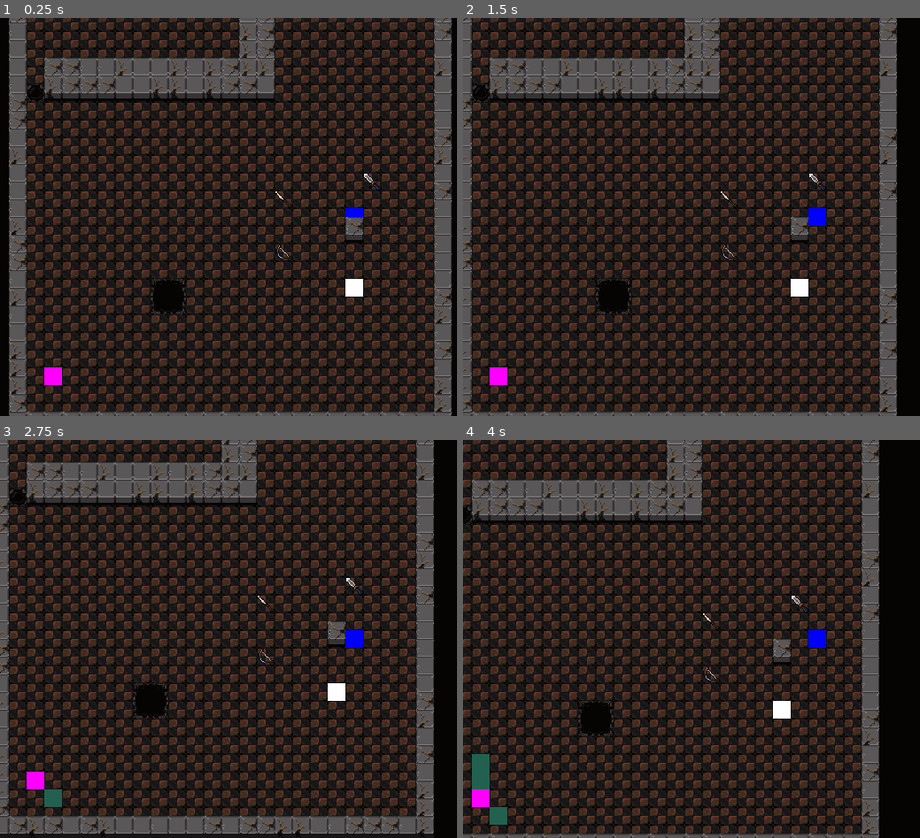
Above: before the commit, frames 1-4 (two rows, left to right).
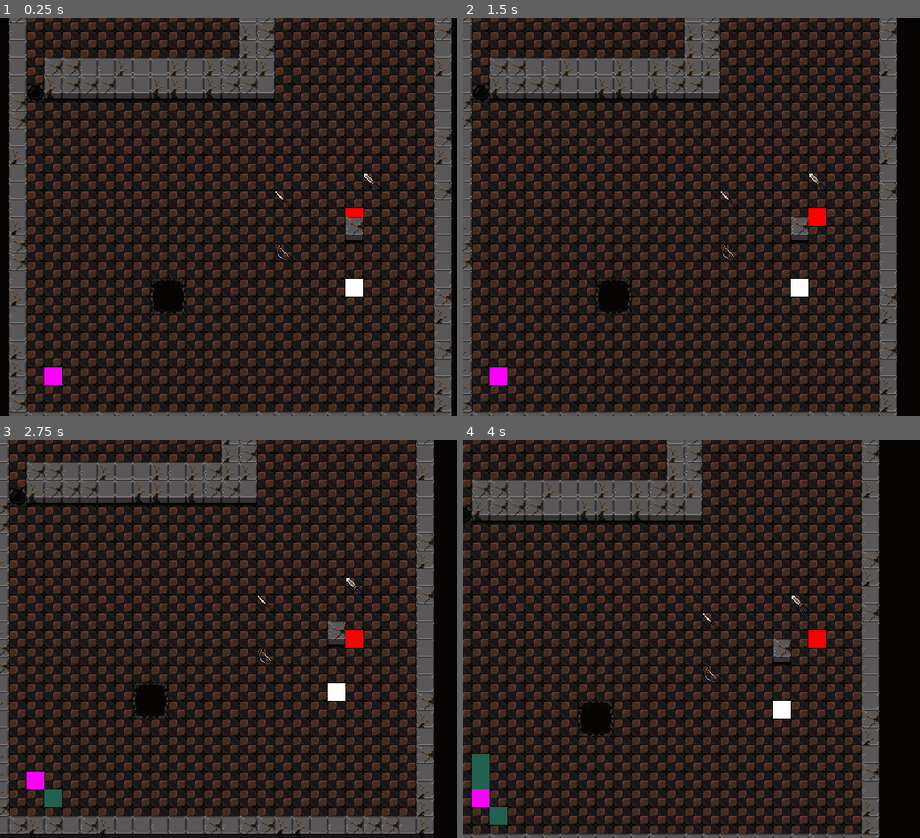
Above: after the commit, the same moments.

Repository: impstudio2024/Brackeys2024-2
Game: Godot game, scene res://Scenes/map.tscn
The game is run twice, just before and just after one commit, with the same random seed, the same clock (stepped at 60 frames per second) and the same inputs.
Inputs (mouse positions are in pixels of both pictures, inside the frame that each line leads up to):
- Up to frame 1 (0.25 s): no input
- Up to frame 2 (1.5 s): tap Enter (ui_accept) at 0.5, 0.77, 1.25 s; move the mouse to (outside the picture) at 0.52 s; hold D (move_right) 0.53-1.28 s; hold F 0.53-1.28 s; click (outside the picture) at 0.67 s; move the mouse to (677, 236) at 1.27 s; hold S (down) from 1.28 s (still down); tap Space at 1.35 s
- Up to frame 3 (2.75 s): tap Enter (ui_accept) at 1.52, 2 s; move the mouse to (425, 551) at 2.02 s; release S (down) at 2.03 s; hold D (move_right) from 2.03 s (still down); hold F from 2.03 s (still down)
- Up to frame 4 (4 s): tap Enter (ui_accept) at 2.75, 3.02, 3.5, 3.77 s; move the mouse to (782, 718) at 2.77 s; release D (move_right) at 2.78 s; release F at 2.78 s; hold W (move_up) 2.78-3.53 s; tap Space at 2.85 s; click (782, 718) at 2.92 s; move the mouse to (outside the picture) at 3.52 s; hold A (move_left) from 3.53 s (still down); hold F from 3.53 s (still down)

The runs differ from the first frame. In frame 1, less than 0.1% of the frame differs, in the area x 75-80%, y 47-50%; in frame 2, 0.2%, in the area x 75-80%, y 47-53%; in frame 3, 0.2%; in frame 4, 0.2%.

Commit message:
modulate character to red when hurt

Diff:
--- a/brackeys-2024-2/Scenes/character.tscn
+++ b/brackeys-2024-2/Scenes/character.tscn
@@ -1,10 +1,26 @@
-[gd_scene load_steps=7 format=3 uid="uid://cqb2lhib4yoaj"]
+[gd_scene load_steps=7 format=3 uid="uid://bdn6ejq61c68t"]
 
 [ext_resource type="Script" path="res://scripts/characters.gd" id="1_en3pv"]
 [ext_resource type="Texture2D" uid="uid://lbfjjnxm0jnp" path="res://Assets/Sprites/white square.png" id="1_xap80"]
 
 [sub_resource type="RectangleShape2D" id="RectangleShape2D_acf0o"]
 size = Vector2(16, 16)
+
+[sub_resource type="Animation" id="Animation_akxhs"]
+resource_name = "hurt"
+length = 2.5
+tracks/0/type = "value"
+tracks/0/imported = false
+tracks/0/enabled = true
+tracks/0/path = NodePath("WhiteSquare:modulate")
+tracks/0/interp = 1
+tracks/0/loop_wrap = true
+tracks/0/keys = {
+"times": PackedFloat32Array(0.0333333, 0.533333, 1, 2.43333),
+"transitions": PackedFloat32Array(1, 1, 1, 1),
+"update": 0,
+"values": [Color(1, 0, 0, 1), Color(0, 0, 0.984314, 0), Color(1, 0, 0, 1), Color(0, 0, 0.984314, 0)]
+}
 
 [sub_resource type="Animation" id="Animation_fwvrw"]
 length = 0.001
@@ -21,22 +37,6 @@
 "values": [Color(0, 0, 0.984314, 1)]
 }
 
-[sub_resource type="Animation" id="Animation_akxhs"]
-resource_name = "hurt"
-length = 2.5
-tracks/0/type = "value"
-tracks/0/imported = false
-tracks/0/enabled = true
-tracks/0/path = NodePath("WhiteSquare:modulate")
-tracks/0/interp = 1
-tracks/0/loop_wrap = true
-tracks/0/keys = {
-"times": PackedFloat32Array(0.0333333, 0.533333, 1, 2.43333),
-"transitions": PackedFloat32Array(1, 1, 1, 1),
-"update": 0,
-"values": [Color(1, 0, 0, 1), Color(0, 0, 0.984314, 1), Color(1, 0, 0, 1), Color(0, 0, 0.984314, 1)]
-}
-
 [sub_resource type="AnimationLibrary" id="AnimationLibrary_lpaao"]
 _data = {
 "RESET": SubResource("Animation_fwvrw"),
@@ -47,7 +47,7 @@
 script = ExtResource("1_en3pv")
 
 [node name="WhiteSquare" type="Sprite2D" parent="."]
-modulate = Color(0, 0, 0.984314, 1)
+modulate = Color(1, 0, 0, 1)
 texture = ExtResource("1_xap80")
 
 [node name="CollisionShape2D" type="CollisionShape2D" parent="."]
